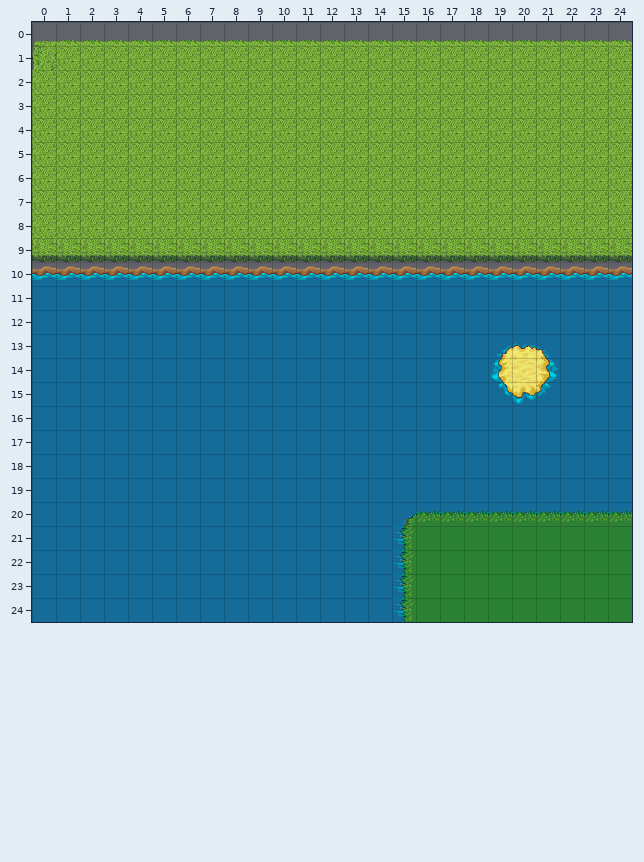
One commit to this Tiled map: js/assets/fuck2.tmx. The picture above was drawn from the file before the commit.
Cells are 32x32 px. Shown: x 0..24, y 0..24.
After the commit:
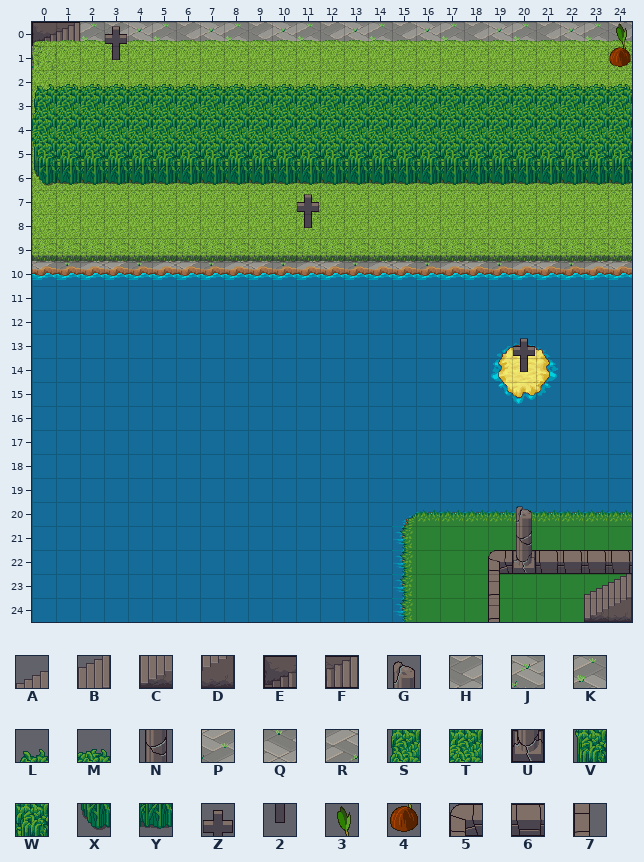
Key: from "west_rpg": A 252, B 253, C 284, D 285, E 316, F 317, G 499, H 513, J 514, K 515, L 521, M 522, N 531, P 545, Q 546, R 547, S 553, T 554, U 563, V 585, W 586, X 617, Y 618, Z 687, 2 719, 3 762, 4 794, 5 852, 6 853, 7 884.
_ is an empty cell.
Tiles of an added or newly shown layer are drawn over the layers below it.
Difference:
Layer "块层 1" (now shown):
Tile E now appears in row 0 at x 0.
Tile F now appears in row 0 at x 1.
Tile H now appears in row 0 at x 3, 6, 9, 12, 15, 18, 21 and 24; in row 9 at x 0, 3, 6, 9, 12, 15, 18, 21 and 24.
Tile J now appears in row 0 at x 4, 7, 10, 13, 16, 19 and 22; in row 9 at x 1, 4, 7, 10, 13, 16, 19 and 22.
Tile K now appears in row 0 at x 2, 5, 8, 11, 14, 17, 20 and 23; in row 9 at x 2, 5, 8, 11, 14, 17, 20 and 23.
Tile P now appears in row 1 at x 0; in row 10 at x 0, 3, 6, 9, 12, 15, 18, 21 and 24.
Tile Q now appears in row 10 at x 1, 4, 7, 10, 13, 16, 19 and 22.
Tile R now appears in row 10 at x 2, 5, 8, 11, 14, 17, 20 and 23.
Layer "块层 3" (now shown):
Tile 2 now appears in row 1 at x 3; in row 8 at x 11; in row 14 at x 20.
Tile 3 now appears in row 0 at x 24.
Tile 4 now appears in row 1 at x 24.
Tile 5 now appears in row 22 at x 19.
Tile 6 now appears in row 22 at x 21 to 24.
Tile 7 now appears in rows 23 to 24 at x 19.
Tile A now appears in row 23 at x 23.
Tile B now appears in row 23 at x 24.
Tile C now appears in row 24 at x 23.
Tile D now appears in row 24 at x 24.
Tile G now appears in row 20 at x 20.
Tile L now appears in row 2 at x 0.
Tile M now appears in row 2 at x 1 to 24.
Tile N now appears in row 21 at x 20.
Tile S now appears in row 3 at x 0.
Tile T now appears in row 3 at x 1 to 24; in row 4 at x 0 to 24.
Tile U now appears in row 22 at x 20.
Tile V now appears in row 5 at x 0.
Tile W now appears in row 5 at x 1 to 24.
Tile X now appears in row 6 at x 0.
Tile Y now appears in row 6 at x 1 to 24.
Tile Z now appears in row 0 at x 3; in row 7 at x 11; in row 13 at x 20.
Changed places in both pictures, as pixel boxes (x1, y1, x2, y2):
added: (32, 22, 632, 270)
added: (513, 338, 535, 372)
added: (488, 506, 632, 622)
